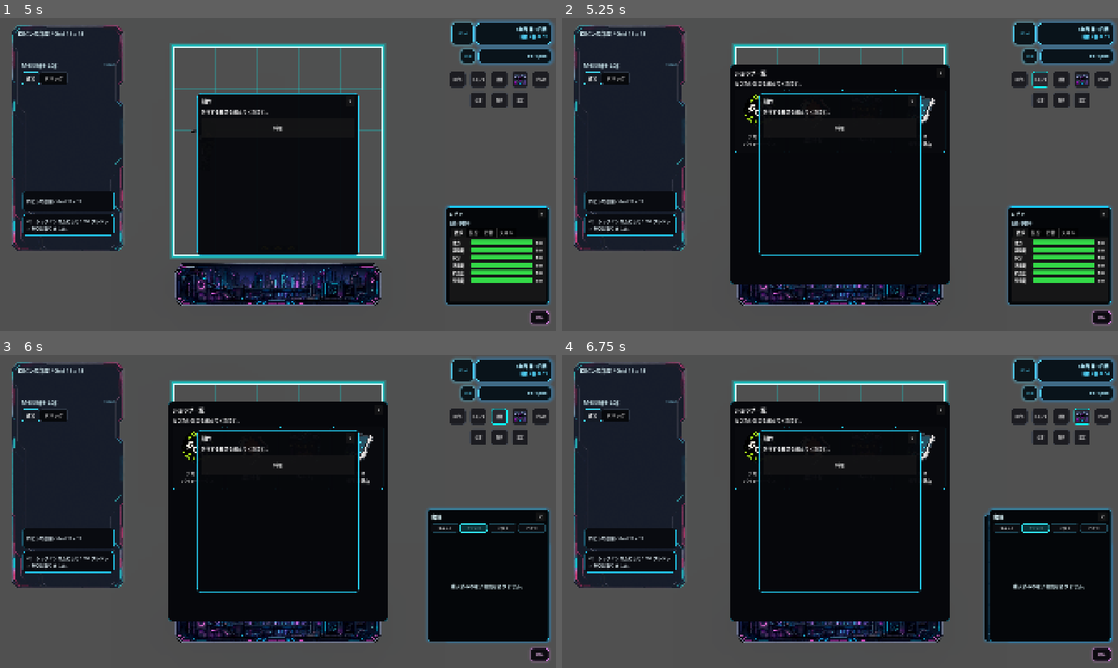
Above: before the commit, frames 1-4 (two rows, left to right).
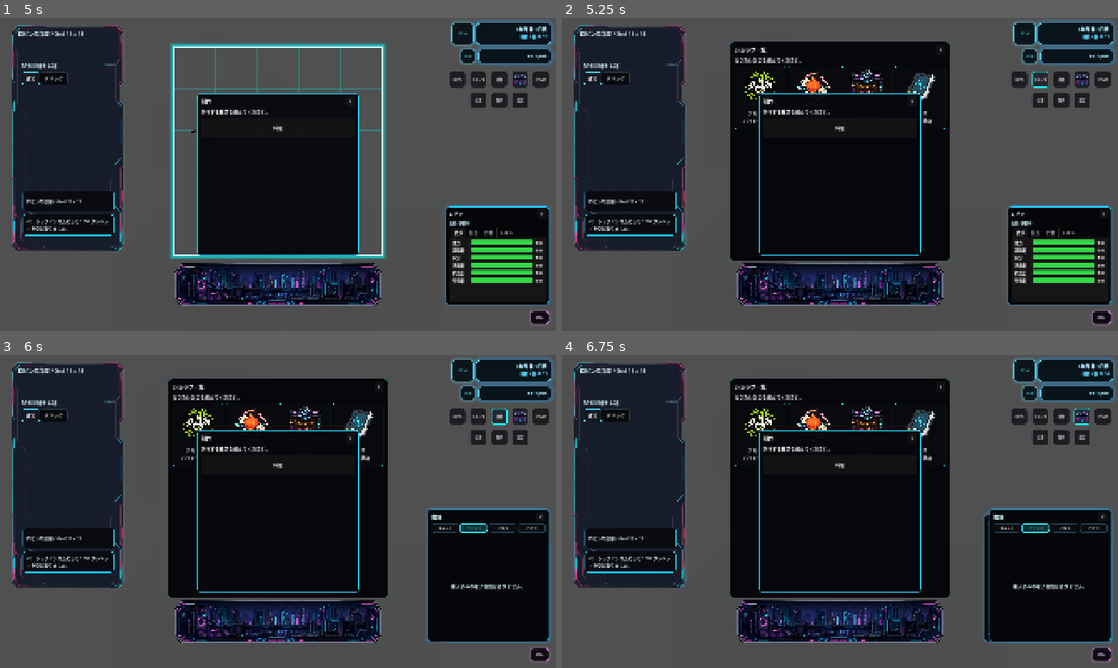
Above: after the commit, the same moments.

Repository: grimoire1089-coder/optimistic
Game: Godot game, scene res://Scenes/Boot/TitleScene.tscn
The game is run twice, just before and just after one commit, with the same random seed, the same clock (stepped at 60 frames per second) and the same inputs. Sound files missing from this copy of the repository are replaced by a short silence.
Inputs (mouse positions are in pixels of both pictures, inside the frame that each line leads up to):
- Up to frame 1 (5 s): click "はじめる" at 0.5 s; click "ロビン" at 1.25 s; click "制作" at 2 s; click "設定" at 2.75 s; click "フルスクリーン" at 3.5 s; click "閉じる" at 4.25 s
- Up to frame 2 (5.25 s): click "ショップ" at 5 s
- Up to frame 3 (6 s): click "書籍" at 5.75 s
- Up to frame 4 (6.75 s): click (1084, 417) at 6.5 s

Frame 1 is identical in both runs. In frame 2, 6.6% of the frame differs, in the area x 30-70%, y 7-86%; in frame 3, 6.6%; in frame 4, 6.6%.

Commit message:
Update project

Diff:
--- a/Scenes/UI/Shop/ShopMenu.tscn
+++ b/Scenes/UI/Shop/ShopMenu.tscn
@@ -29,15 +29,10 @@
 
 [node name="ShopMenu" type="PanelContainer"]
 custom_minimum_size = Vector2(760, 760)
-anchors_preset = 8
-anchor_left = 0.5
-anchor_top = 0.5
-anchor_right = 0.5
-anchor_bottom = 0.5
-offset_left = -380.0
-offset_top = -380.0
-offset_right = 380.0
-offset_bottom = 380.0
+offset_left = 580.0
+offset_top = 80.0
+offset_right = 1340.0
+offset_bottom = 840.0
 grow_horizontal = 2
 grow_vertical = 2
 theme_override_styles/panel = SubResource("StyleBoxFlat_shop_panel")
--- a/Scripts/UI/Shop/ShopMenu.gd
+++ b/Scripts/UI/Shop/ShopMenu.gd
@@ -4,6 +4,13 @@
 @export var shop_database: ShopDatabase
 @export var actor_path: NodePath = NodePath("../../Robin")
 @export var inventory_module_child_name: StringName = &"RobinInventoryModule"
+@export var room_map_path: NodePath = NodePath("../../RobinRoomMap")
+@export var map_travel_module_path: NodePath = NodePath("../../MainSceneMapTravelModule")
+@export var center_on_map_grid: bool = true
+
+const MAP_CENTER_PANEL_SIZE := Vector2(760.0, 760.0)
+const SHOP_CARD_BORDER_WIDTH := 1
+const SHOP_CARD_HOVER_BORDER_WIDTH := 4
 
 @onready var title_label: Label = $MarginContainer/Rows/Header/TitleLabel
 @onready var back_button: Button = $MarginContainer/Rows/Header/BackButton
@@ -33,11 +40,16 @@
 var _item_popup_name_label: Label
 var _item_popup_description_label: Label
 var _item_popup_price_label: Label
+var _room_map: RoomMapGridModule
+var _map_travel_module: Node
+var _layout_room_map: RoomMapGridModule
 
 
 func _ready() -> void:
 	visible = false
 	add_to_group(&"shop_menu")
+	_apply_map_center_layout()
+	call_deferred("_apply_map_center_layout")
 	back_button.text = "戻る"
 	close_button.text = "X"
 	guide_label.text = "行きたいお店を選んでください。"
@@ -53,6 +65,7 @@
 
 
 func open_menu() -> void:
+	_apply_map_center_layout()
 	visible = true
 	_resolve_inventory_module()
 	_resolve_book_library()
@@ -71,6 +84,90 @@
 		close_menu()
 		return
 	open_menu()
+
+
+func _exit_tree() -> void:
+	_disconnect_map_rect_signal()
+
+
+func _apply_map_center_layout() -> void:
+	if not center_on_map_grid:
+		return
+
+	var panel_size := MAP_CENTER_PANEL_SIZE
+	custom_minimum_size = panel_size
+	set_anchors_preset(Control.PRESET_TOP_LEFT)
+
+	var center := _get_map_layout_center()
+	var half_size := panel_size * 0.5
+	offset_left = round(center.x - half_size.x)
+	offset_top = round(center.y - half_size.y)
+	offset_right = round(center.x + half_size.x)
+	offset_bottom = round(center.y + half_size.y)
+
+
+func _get_map_layout_center() -> Vector2:
+	var active_map := _get_active_room_map()
+	_connect_map_rect_signal(active_map)
+	if active_map != null:
+		var grid_rect := active_map.get_grid_rect()
+		if grid_rect.size.x > 0.0 and grid_rect.size.y > 0.0:
+			return grid_rect.get_center()
+
+	var viewport_rect := get_viewport_rect()
+	return viewport_rect.position + viewport_rect.size * 0.5
+
+
+func _get_active_room_map() -> RoomMapGridModule:
+	var travel_module := _get_map_travel_module()
+	if travel_module != null and travel_module.has_method("get_active_map"):
+		var active_map := travel_module.call("get_active_map") as RoomMapGridModule
+		if active_map != null:
+			return active_map
+	return _get_room_map()
+
+
+func _get_map_travel_module() -> Node:
+	if _map_travel_module != null and is_instance_valid(_map_travel_module):
+		return _map_travel_module
+	_map_travel_module = get_node_or_null(map_travel_module_path)
+	return _map_travel_module
+
+
+func _get_room_map() -> RoomMapGridModule:
+	if _room_map != null and is_instance_valid(_room_map):
+		return _room_map
+	_room_map = get_node_or_null(room_map_path) as RoomMapGridModule
+	return _room_map
+
+
+func _connect_map_rect_signal(room_map: RoomMapGridModule) -> void:
+	if _layout_room_map == room_map:
+		return
+	_disconnect_map_rect_signal()
+	_layout_room_map = room_map
+	if _layout_room_map == null:
+		return
+
+	var callable := Callable(self, "_on_room_map_rect_changed")
+	if not _layout_room_map.map_rect_changed.is_connected(callable):
+		_layout_room_map.map_rect_changed.connect(callable)
+
+
+func _disconnect_map_rect_signal() -> void:
+	if _layout_room_map == null or not is_instance_valid(_layout_room_map):
+		_layout_room_map = null
+		return
+
+	var callable := Callable(self, "_on_room_map_rect_changed")
+	if _layout_room_map.map_rect_changed.is_connected(callable):
+		_layout_room_map.map_rect_changed.disconnect(callable)
+	_layout_room_map = null
+
+
+func _on_room_map_rect_changed(_visual_rect: Rect2, _grid_rect: Rect2, _grid_size: Vector2i) -> void:
+	if visible:
+		call_deferred("_apply_map_center_layout")
 
 
 func _connect_wallet_signal() -> void:
@@ -160,9 +257,9 @@
 	button.text = ""
 	button.tooltip_text = shop.description
 	button.add_theme_stylebox_override("normal", _create_shop_card_style())
-	button.add_theme_stylebox_override("hover", _create_shop_card_style())
-	button.add_theme_stylebox_override("pressed", _create_shop_card_style())
-	button.add_theme_stylebox_override("focus", _create_shop_card_style())
+	button.add_theme_stylebox_override("hover", _create_shop_card_style(SHOP_CARD_HOVER_BORDER_WIDTH, true))
+	button.add_theme_stylebox_override("pressed", _create_shop_card_style(SHOP_CARD_HOVER_BORDER_WIDTH, true))
+	button.add_theme_stylebox_override("focus", _create_shop_card_style(SHOP_CARD_HOVER_BORDER_WIDTH, true))
 	button.pressed.connect(Callable(self, "_on_shop_selected").bind(index))
 
 	var card := VBoxContainer.new()
@@ -216,14 +313,20 @@
 	return shop.portrait
 
 
-func _create_shop_card_style() -> StyleBoxFlat:
+func _create_shop_card_style(border_width: int = SHOP_CARD_BORDER_WIDTH, highlighted: bool = false) -> StyleBoxFlat:
 	var style := StyleBoxFlat.new()
-	style.bg_color = Color(0.035, 0.04, 0.055, 1.0)
-	style.border_color = Color(0.14, 0.8, 0.95, 1.0)
-	style.border_width_left = 1
-	style.border_width_top = 1
-	style.border_width_right = 1
-	style.border_width_bottom = 1
+	if highlighted:
+		style.bg_color = Color(0.045, 0.055, 0.075, 1.0)
+		style.border_color = Color(0.28, 1.05, 1.25, 1.0)
+	else:
+		style.bg_color = Color(0.035, 0.04, 0.055, 1.0)
+		style.border_color = Color(0.14, 0.8, 0.95, 1.0)
+
+	var safe_border_width := maxi(border_width, SHOP_CARD_BORDER_WIDTH)
+	style.border_width_left = safe_border_width
+	style.border_width_top = safe_border_width
+	style.border_width_right = safe_border_width
+	style.border_width_bottom = safe_border_width
 	style.corner_radius_top_left = 8
 	style.corner_radius_top_right = 8
 	style.corner_radius_bottom_left = 8
--- a/Scripts/UI/Shop/ShopMenuTwoLineCards.gd
+++ b/Scripts/UI/Shop/ShopMenuTwoLineCards.gd
@@ -31,9 +31,9 @@
 	button.text = ""
 	button.tooltip_text = shop.description
 	button.add_theme_stylebox_override("normal", _create_shop_card_style())
-	button.add_theme_stylebox_override("hover", _create_shop_card_style())
-	button.add_theme_stylebox_override("pressed", _create_shop_card_style())
-	button.add_theme_stylebox_override("focus", _create_shop_card_style())
+	button.add_theme_stylebox_override("hover", _create_shop_card_style(SHOP_CARD_HOVER_BORDER_WIDTH, true))
+	button.add_theme_stylebox_override("pressed", _create_shop_card_style(SHOP_CARD_HOVER_BORDER_WIDTH, true))
+	button.add_theme_stylebox_override("focus", _create_shop_card_style(SHOP_CARD_HOVER_BORDER_WIDTH, true))
 	button.pressed.connect(Callable(self, "_on_shop_selected").bind(index))
 
 	var card := VBoxContainer.new()
Not shown, added: Assets/Audio/SFX/UI/UI_Click_002.ogg.import
Not shown, added: Assets/Audio/SFX/UI/UI_Click_002.ogg
